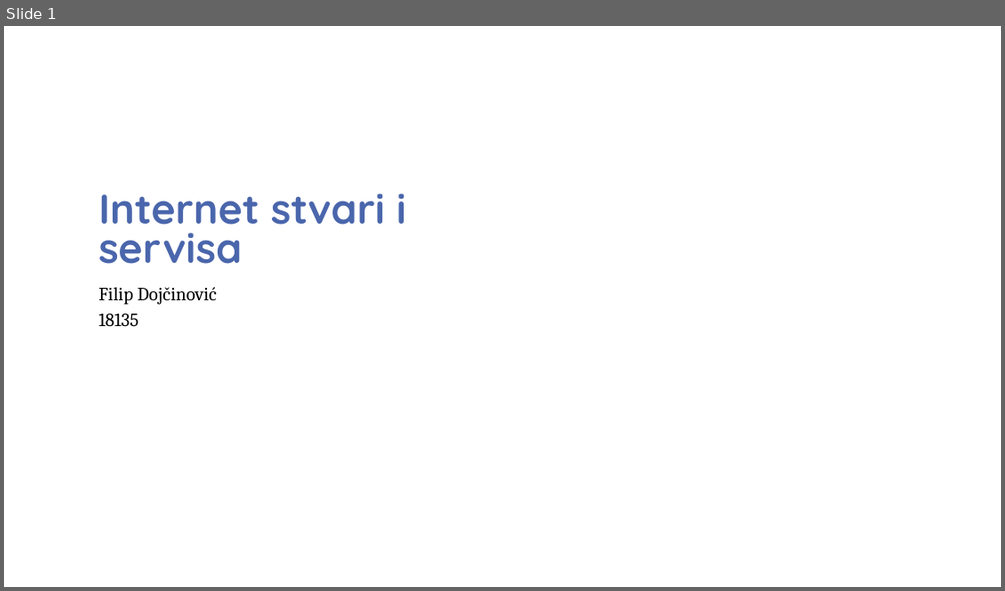
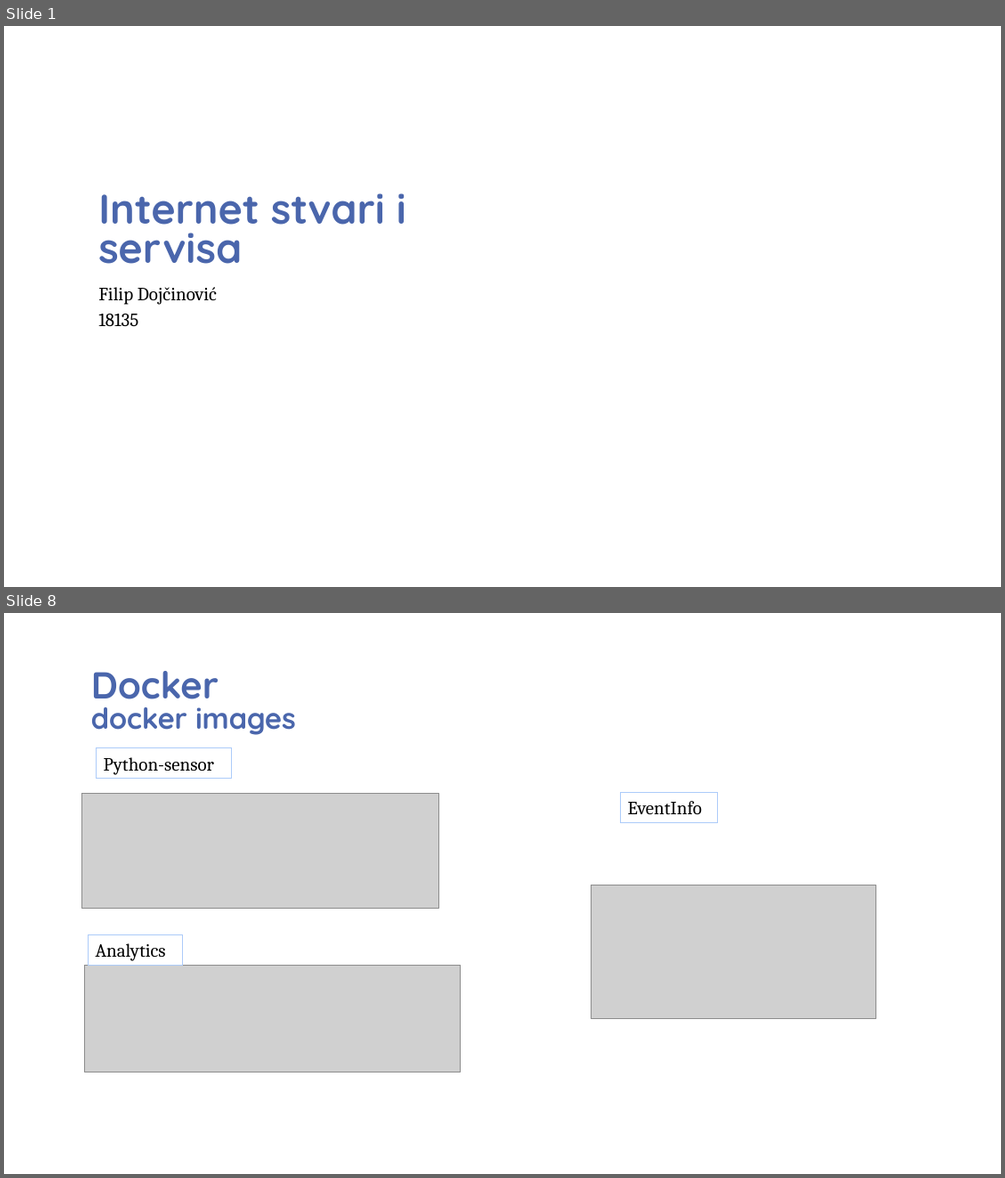
Before and after one commit to deutschah/IOT2, a slide deck: Internet stvari i servisa2.pptx. Shown one above the other, each under a label of ours: slide 1 before the commit, slides 1 and 8 after it; the slides between them are not shown. The pictures are 1005x591 and 1005x1178 pixels, drawn with LibreOffice and Linux fonts; fonts in the diff are those of the drawing; grey boxes stand for pictures; background and template pictures are left out. Boxes give left, top, right and bottom in pixels: in the first picture for what was removed or moved away, otherwise in the second. Text is boxed around its words. In the diff, an @@ line names an element or a change of style, - is before the commit and + after.

Commit message:
EventInfo store refactored, plantId set as a key

```diff
--- a/Internet stvari i servisa2.pptx
+++ b/Internet stvari i servisa2.pptx
@@ slide 8 added at (4,613,1001,1174), background picture (left out) @@
@@ title added at (91,671,296,735), 28 pt, text #4A66AC, bold @@
+Docker
+docker images
@@ rectangle added at (96,748,231,779), outline #ACCBF9 0.75 pt, 18 pt, text #000000 @@
+Python-sensor
@@ picture added at (81,793,438,908) @@
@@ rectangle added at (620,793,718,822), outline #ACCBF9 0.75 pt, 18 pt, text #000000 @@
+EventInfo
@@ picture added at (591,884,876,1018) @@
@@ rectangle added at (88,934,182,965), outline #ACCBF9 0.75 pt, 18 pt, text #000000 @@
+Analytics
@@ picture added at (84,965,461,1071) @@
```
Also in this commit, not shown: 3 slides changed, 5 other slides added, 2 slides removed, 14 other files.
